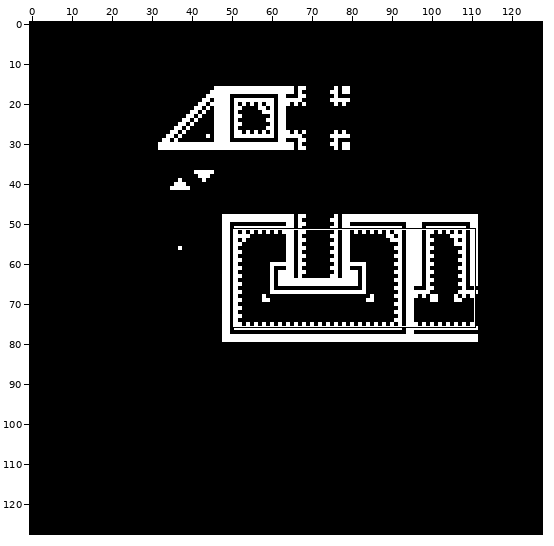
Pixel-art file -- ase/tilemap1.ase. Above: a wide view before the commit, with the close-up outlined.
Close-up. Before:
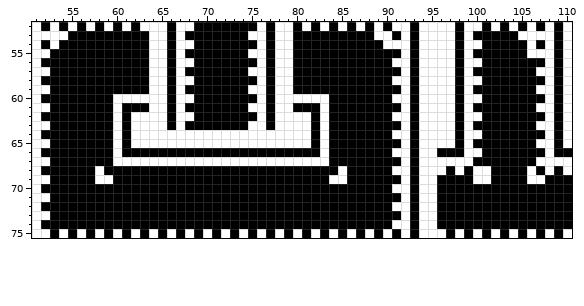
128x128 pixels, 1 frame. Shown: x 51..110, y 52..75. The commit also changed other parts of the picture, which this record leaves out.
New version:
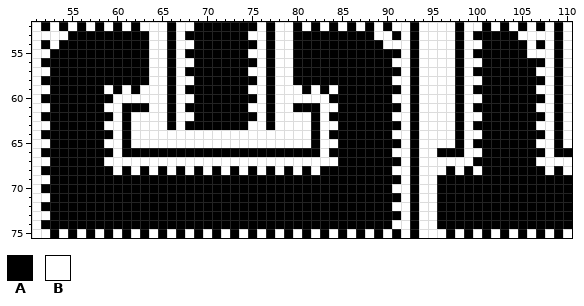
Palette (. is transparent): A #000000  B #ffffff
Difference:
Colour B becomes colour A in row 68 at x 58, 85, 101 and 106; in row 69 at x 58 to 59, 84 to 85, 100 to 101 and 106 to 107.
Colour A becomes colour B in row 59 at x 59, 61, 63, 80, 82 and 84; in row 61 at x 59 and 84; in row 63 at x 59 and 84; in row 65 at x 59 and 84; in row 67 at x 59 and 84; in row 68 at x 60, 62, 64, 66, 68, 70, 72, 74, 76, 78, 80 and 82.
